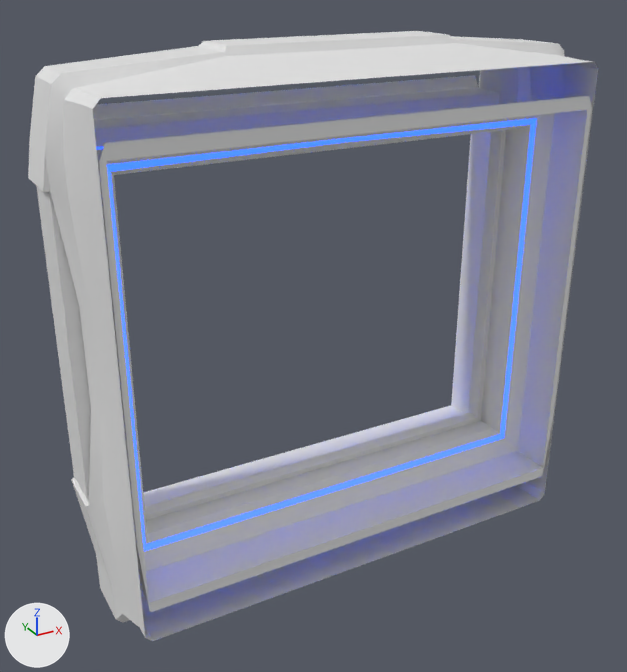
One commit to the FBX model Assets/FBX/SHUTTLEBAY/spaceDock small segment.fbx: the scene before it, then after it.
Camera for both pictures: a 50 mm lens placed at (-3.52, -25.73, 4.62), pointed at (-0.15, -19.61, 1.56). The axes (+X, +Y, +Z) are drawn at lower left. The lights are the same throughout.

Before the edit, the objects in view are built like this:
```python
me_cylinder_004 = bpy.data.meshes.new('Cylinder.004')
me_cylinder_004.from_pydata(...)  # 409 vertices, 379 faces; spans x -2.34..2.34, y -0.75..0.75, z -2.77..1.89
# faces by material slot: [369, 10]
me_cylinder_004.materials.append(mat_material_003)  # white #e7e7e7
me_cylinder_004.materials.append(mat_spacedock_emit)  # blue #8e94e7
ob_spacedock_small_segment = bpy.data.objects.new('spaceDock small segment', me_cylinder_004)
ob_spacedock_small_segment.location = (0.0, -19.61, 2.15)
```
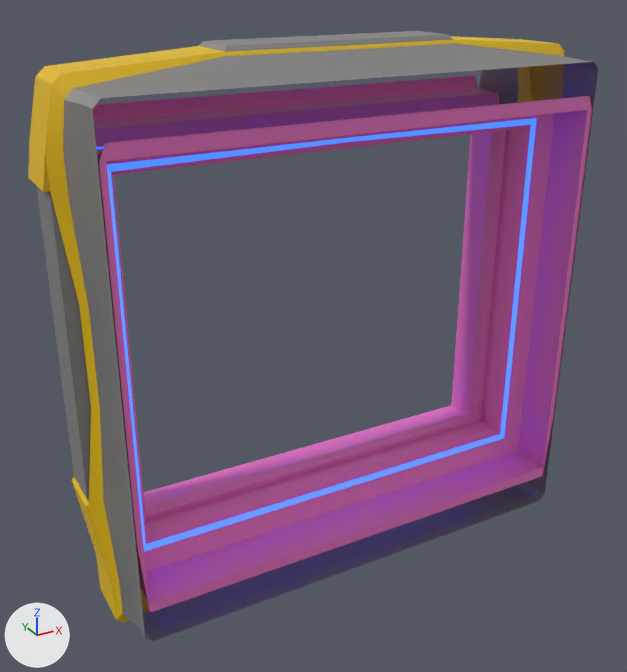
Location of each change, (x1, y1, x2, y2) in pixels of the pictures (627 x 672 px):
part 1 of me_cylinder_004, recoloured: (93, 75, 592, 613) in both
part 2 of me_cylinder_004, recoloured (white to grey): (36, 31, 598, 641) in both
part 3 of me_cylinder_004, recoloured (grey to yellow): (71, 305, 149, 623) in both
part 4 of me_cylinder_004, recoloured (white to yellow): (28, 46, 226, 309) in both
part 5 of me_cylinder_004, recoloured: (451, 36, 564, 103) in both
part 6 of me_cylinder_004, recoloured (grey to yellow): (225, 39, 455, 56) in both

Diff of the bpy script that builds the scene:
```diff
--- a/Assets/FBX/SHUTTLEBAY/spaceDock small segment.fbx.py
+++ b/Assets/FBX/SHUTTLEBAY/spaceDock small segment.fbx.py
@@ mat_interior @@
+mat_interior = principled_material('interior')
+mat_interior.base_color = (0.8, 0.172, 0.525)  # pink #e773c0
@@ mat_exterior_metal_matte @@
+mat_exterior_metal_matte = principled_material('exterior metal.matte')
+mat_exterior_metal_matte.base_color = (0.384, 0.384, 0.384)  # grey #a7a7a7
+mat_exterior_metal_matte.metallic = 1.0
+mat_exterior_metal_matte.roughness = 0.695
@@ mat_small_seg_ext_decor @@
+mat_small_seg_ext_decor = principled_material('small seg ext decor')
+mat_small_seg_ext_decor.base_color = (0.8, 0.507, 0.0)  # yellow #e7bd00
@@ me_cylinder_004 @@
 me_cylinder_004.from_pydata(...)  # 409 vertices, 379 faces; spans x -2.34..2.34, y -0.75..0.75, z -2.77..1.89
 # used by ob_spacedock_small_segment; location = (0.0, -19.61, 2.15)
+# me_cylinder_004 part 1: 80 of the faces centred in x -2.09..2.09, y -0.75..0.75, z -2.28..1.4 switch from mat_material_003 (white #e7e7e7) to mat_interior (pink #e773c0)
+# me_cylinder_004 part 2: 179 of the faces centred in x -2.3..2.3, y -0.69..0.69, z -2.77..1.89 switch from mat_material_003 (white #e7e7e7) to mat_exterior_metal_matte (grey #a7a7a7)
+# me_cylinder_004 part 3: 32 of the faces centred in x -2.31..-0.7, y -0.26..0.26, z -2.75..-0.24 switch from mat_material_003 (white #e7e7e7) to mat_small_seg_ext_decor (yellow #e7bd00)
+# me_cylinder_004 part 4: 20 of the faces centred in x -2.32..-1.55, y -0.26..0.26, z 0.58..1.81 switch from mat_material_003 (white #e7e7e7) to mat_small_seg_ext_decor (yellow #e7bd00)
+# me_cylinder_004 part 5: 20 of the faces centred in x 1.55..2.32, y -0.26..0.26, z 0.58..1.81 switch from mat_material_003 (white #e7e7e7) to mat_small_seg_ext_decor (yellow #e7bd00)
+# me_cylinder_004 part 6: 4 of the faces centred in x -0.5..0.5, y -0.25..0.25, z 1.83 switch from mat_material_003 (white #e7e7e7) to mat_small_seg_ext_decor (yellow #e7bd00)
 me_cylinder_004.materials.append(mat_spacedock_emit)
```
